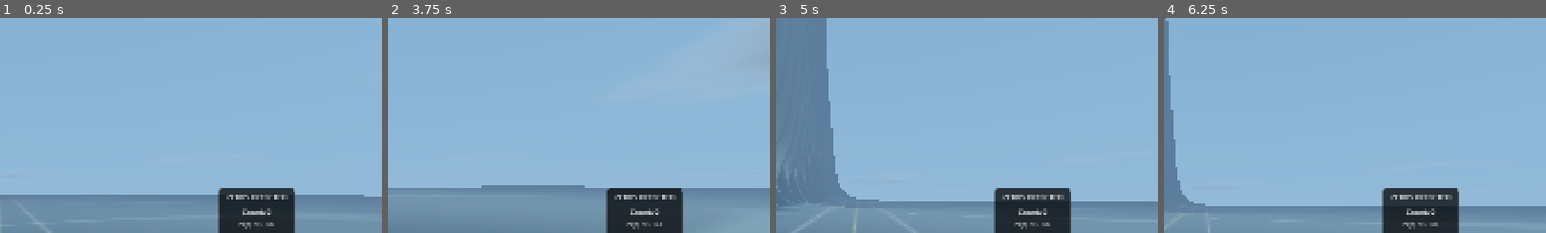
Above: before the commit, frames 1-4 (left to right).
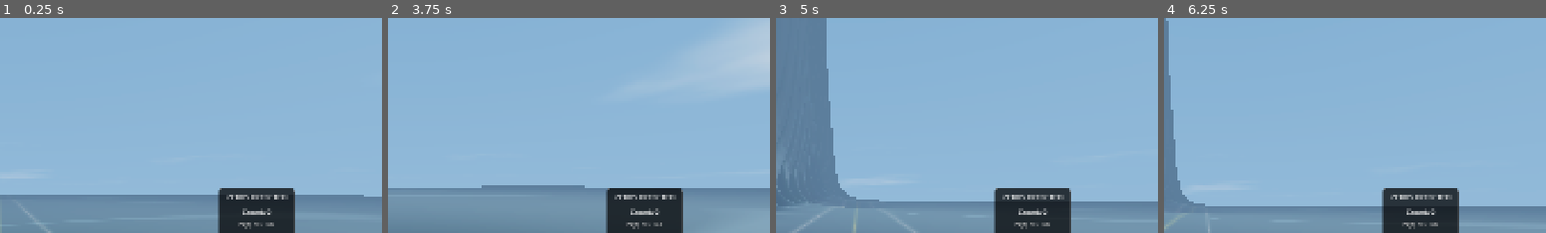
Above: after the commit, the same moments.

Repository: allanino/complex-functions-explorer
Game: Godot game, scene res://core/main.tscn
Same seed, same stepped clock (60 frames per second), same inputs: the game is played once before the commit and once after it.
Inputs (mouse positions are % of the whole screen's width and height, from its top left):
- Up to frame 1 (0.25 s): no input
- Up to frame 2 (3.75 s): tap Enter at 0.5 s; move the mouse to (55, 50) at 0.52 s; hold W (move_forward) from 0.53 s (still down); tap G at 0.6 s; click (55, 50) at 0.67 s; tap Space at 0.77, 1.52, 3.02 s; move the mouse to (45, 50) at 1.27 s; tap N at 1.35 s; move the mouse to (52, 48) at 2.02 s; tap C at 2.1 s; move the mouse to (49, 52) at 2.77 s; tap Z at 2.85 s; click (49, 52) at 2.92 s; move the mouse to (57, 51) at 3.52 s; tap R at 3.6 s
- Up to frame 3 (5 s): keep holding W (move_forward); tap Space at 3.77, 4.52 s; move the mouse to (42, 49) at 4.27 s; tap Shift at 4.35 s
- Up to frame 4 (6.25 s): move the mouse to (51, 50) at 5.02 s; hold Ctrl 5.03-5.78 s; click (51, 50) at 5.17 s; tap Space at 5.75, 6.02 s; move the mouse to (46, 48) at 5.77 s; release W (move_forward) at 5.78 s; hold D (move_right) from 5.78 s (still down); tap G at 5.85 s
The pictures show only the part of the screen within x 50-100%, y 10-60%; the shares and areas given below are measured in that part.

The runs differ from the first frame. In frame 2, 1.3% of the frame differs, in the area x 89-100%, y 3-26%; in frame 3, less than 0.1%; in frame 4, less than 0.1%.

Commit message:
refactor: adjust sun color and golden hour thresholds while simplifying cloud lighting shader logic

Diff:
--- a/environment/environment.gd
+++ b/environment/environment.gd
@@ -33,7 +33,7 @@
 	var moon_dir = - sun_dir
 
 	var sun_elevation = - sun_dir.y
-	_golden_hour_transition = clamp((0.5 - sun_elevation) / 0.5, 0.0, 1.0)
+	_golden_hour_transition = clamp((0.7 - sun_elevation) / 0.7, 0.0, 1.0)
 
 	if sun_elevation < 0.0:
 		night_factor = clamp(-sun_elevation / 0.3, 0.0, 1.0)
@@ -43,7 +43,7 @@
 	if sun:
 		sun.basis = Basis.looking_at(sun_dir, Vector3.UP if abs(sun_dir.y) < 0.99 else Vector3.FORWARD)
 		sun.light_energy = smoothstep(-0.02, 0.02, sun_elevation) * Config.sun_luminosity
-		sun.light_color = lerp(_sun_color, Color(1.0, 0.3, 0.05), _golden_hour_transition)
+		sun.light_color = lerp(_sun_color, Color(1.0, 0.5, 0.2), _golden_hour_transition)
 		sun.shadow_enabled = Config.shadows_enabled and sun_elevation > -0.01
 
 	if moon:
--- a/environment/sky.gdshader
+++ b/environment/sky.gdshader
@@ -164,19 +164,11 @@
         cloud_density *= horizon_fade;
         cloud_density = clamp(cloud_density, 0.0, 1.0);
 
-        // Volumetric thickness approximation
-        float thickness = smoothstep(0.5, 0.7, cloud_fbm);
-
-        // Base cloud color with interior shading
-        vec3 interior_color = mix(current_cloud * 0.5, final_color, 0.3);
-        vec3 base_cloud_color = mix(current_cloud, interior_color, thickness);
-
         // Cloud lighting: slightly brighten clouds near the sun
-        vec3 final_cloud_color = base_cloud_color;
+        vec3 final_cloud_color = current_cloud;
         if (light0_enabled) {
             float sun_dot = max(0.0, dot(eye_dir, light0_dir));
-            // Sun highlights mostly affect the thinner edges
-            final_cloud_color = mix(base_cloud_color, light0_col * 1.5, pow(sun_dot, 8.0) * cloud_density * (1.0 - thickness * 0.8));
+            final_cloud_color = mix(current_cloud, light0_col * 1.5, pow(sun_dot, 8.0) * cloud_density);
         }
 
         cloud_final_color = mix(final_color, final_cloud_color, cloud_density);
